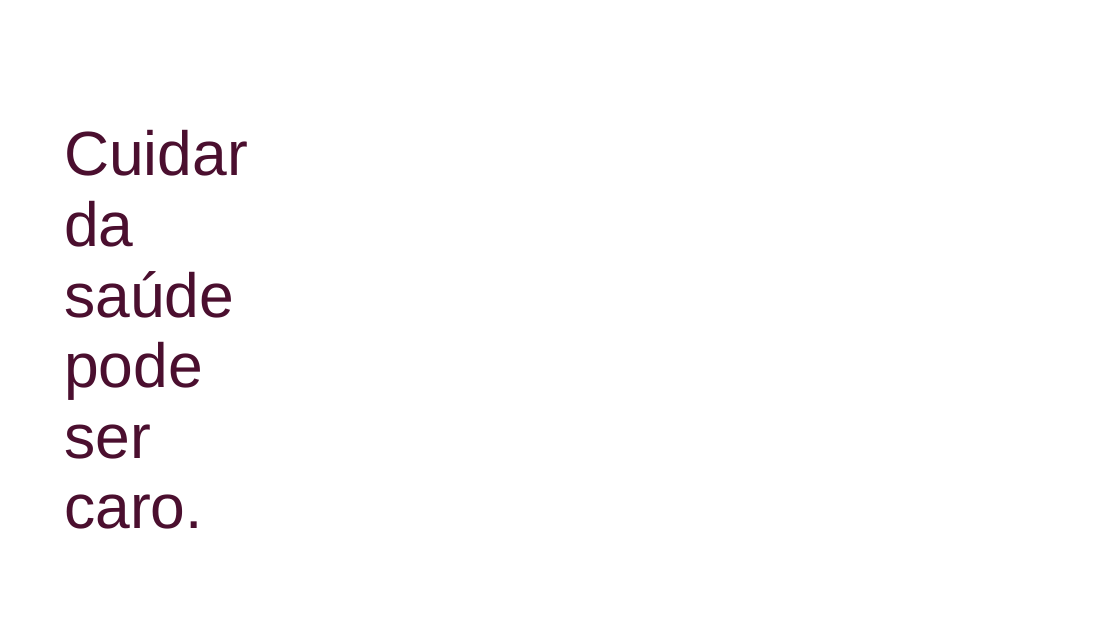
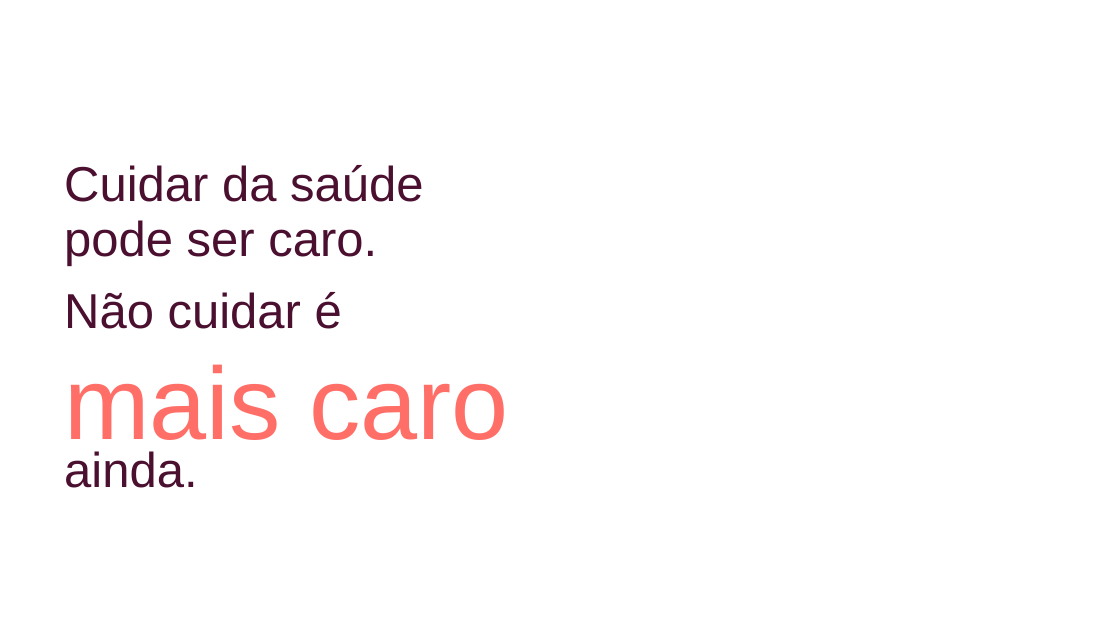
Before and after one commit to anakaroline166/SOCIAL-MEDIA-SKILSS, a slide deck: slide 12 of telao/telao_connect_valley.pptx. Drawn at 1120x630 pixels with LibreOffice and Linux fonts; fonts in the diff are those of the drawing; background and template pictures are left out. Boxes give left, top, right and bottom in pixels: in the first picture for what was removed or moved away, otherwise in the second. Text is boxed around its words. In the diff, an @@ line names an element or a change of style, - is before the commit and + after.

```diff
--- a/telao/telao_connect_valley.pptx
+++ b/telao/telao_connect_valley.pptx
@@ text at <box>64,165,423,202</box>: text changed; size 53.5 to 42 pt @@
-Cuidar
+Cuidar da saúde
@@ text removed at <box>64,200,133,247</box> @@
-da
@@ text added at <box>64,220,377,266</box>, 42 pt, text #4B0F2F @@
+pode ser caro.
@@ text at <box>64,292,342,329</box>: text changed; size 53.5 to 42 pt @@
-saúde
+Não cuidar é
@@ text removed at <box>64,341,203,399</box> @@
-pode
@@ text at <box>64,364,509,458</box>: text changed; size 53.5 to 88 pt; text colour #4B0F2F to #FF6F68 @@
-caro.
+mais caro
@@ text at <box>64,451,197,488</box>: text changed; size 53.5 to 42 pt @@
-ser
+ainda.
```
Also in this commit, not shown: 1 slide removed, 15 other files.
